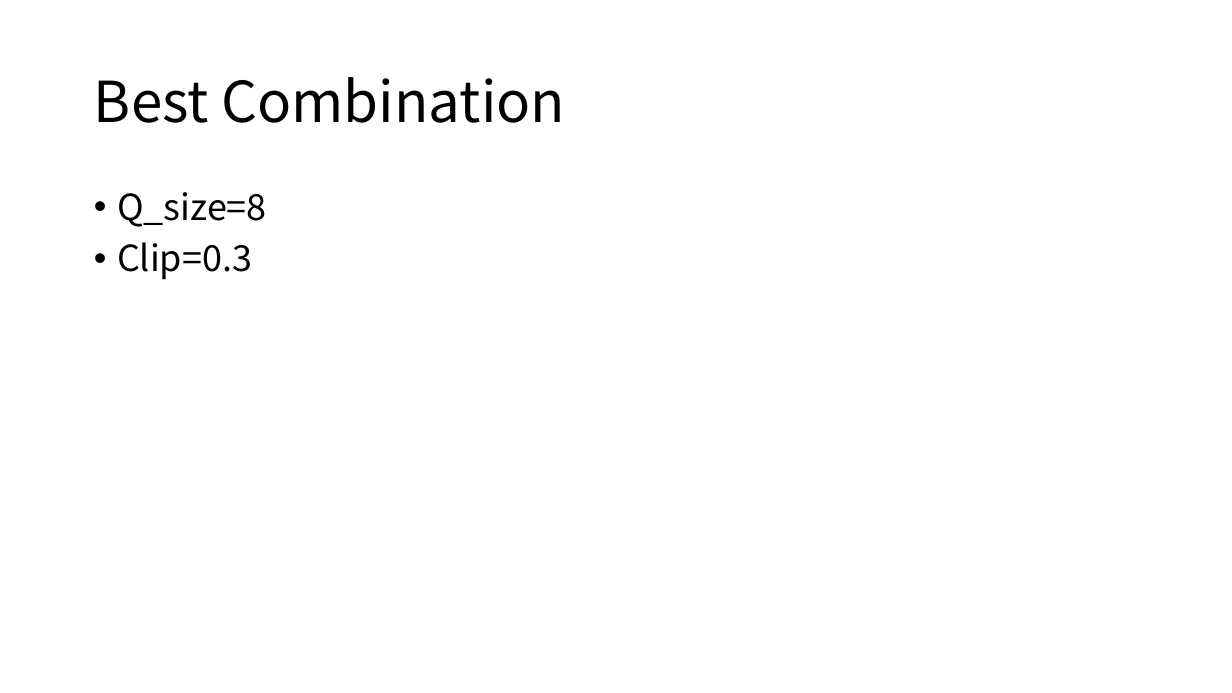
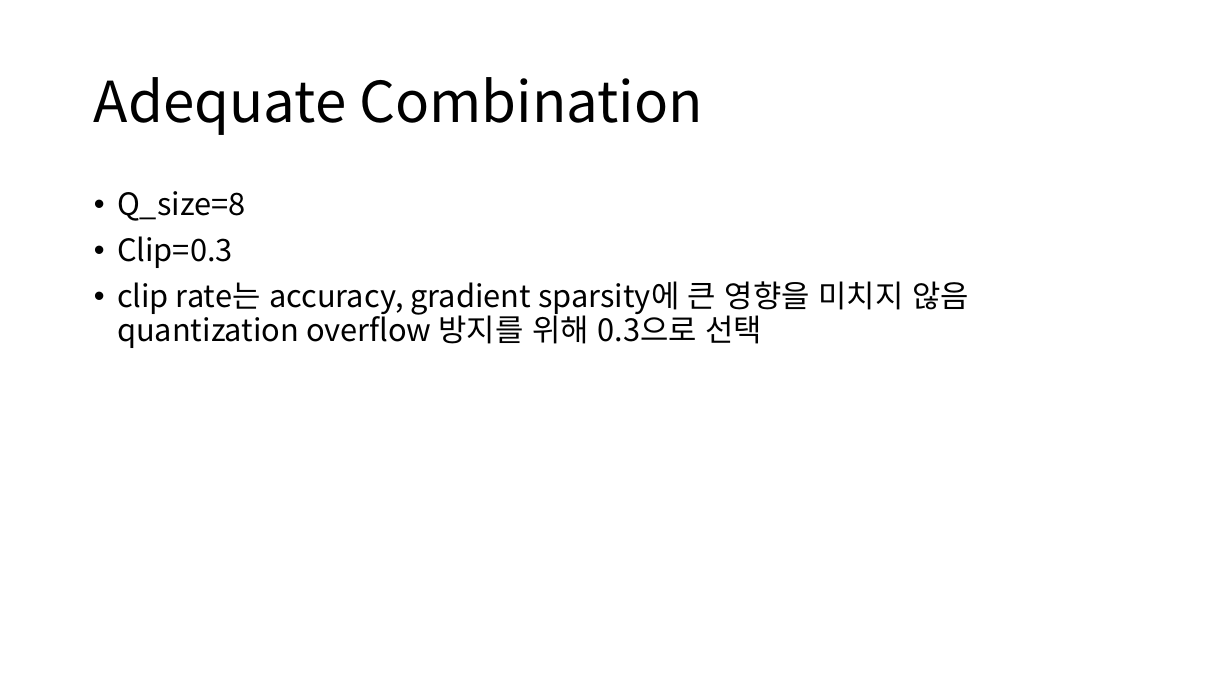
Before and after one commit to jannie601H/BatchCrypt, a slide deck: slide 6 of final_test_logs/data analyze.pptx (slide 12 before the commit). Drawn at 1232x693 pixels with LibreOffice and Linux fonts; fonts in the diff are those of the drawing. Boxes give left, top, right and bottom in pixels: in the first picture for what was removed or moved away, otherwise in the second. Text is boxed around its words. In the diff, an @@ line names an element or a change of style, - is before the commit and + after.

```diff
--- a/final_test_logs/data analyze.pptx
+++ b/final_test_logs/data analyze.pptx
@@ title at bbox=[94, 77, 703, 135]: text changed @@
-Best Combination
+Adequate Combination
@@ text at bbox=[117, 191, 246, 268]: size 28 to 24 pt in "Q_size=8", "Clip=0.3" @@
@@ text at bbox=[117, 281, 969, 348]: paragraph added @@
+• clip rate는 accuracy, gradient sparsity에 큰 영향을 미치지 않음 quantization overflow 방지를 위해 0.3으로 선택
```
Also in this commit, not shown: 1 other slide changed, 6 slides removed.
